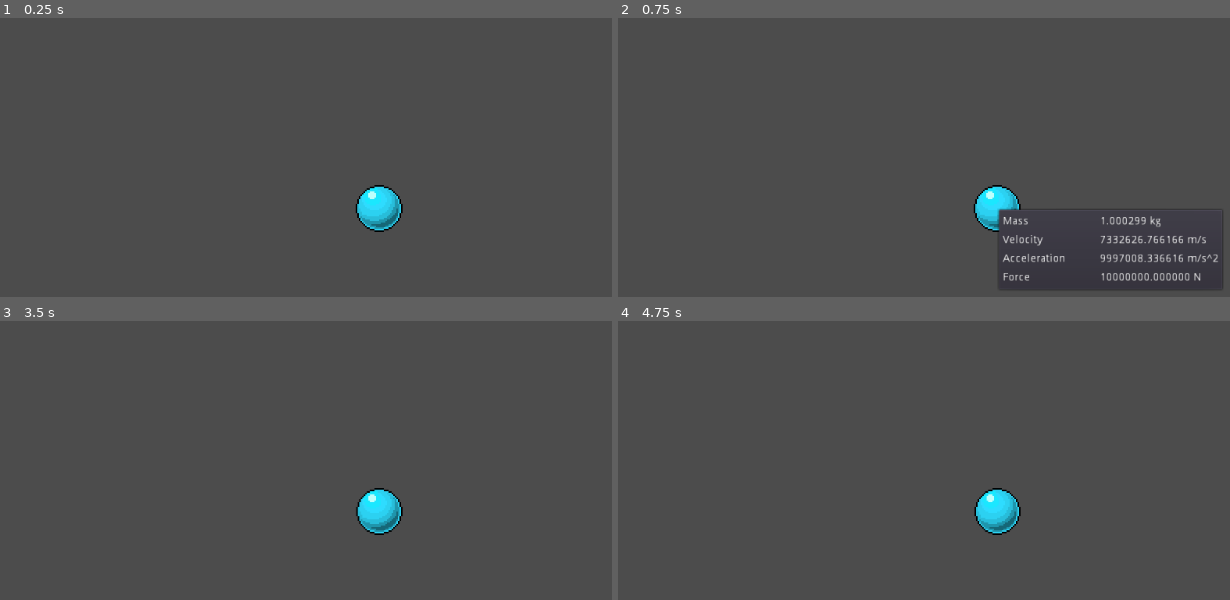
Above: before the commit, frames 1-4 (two rows, left to right).
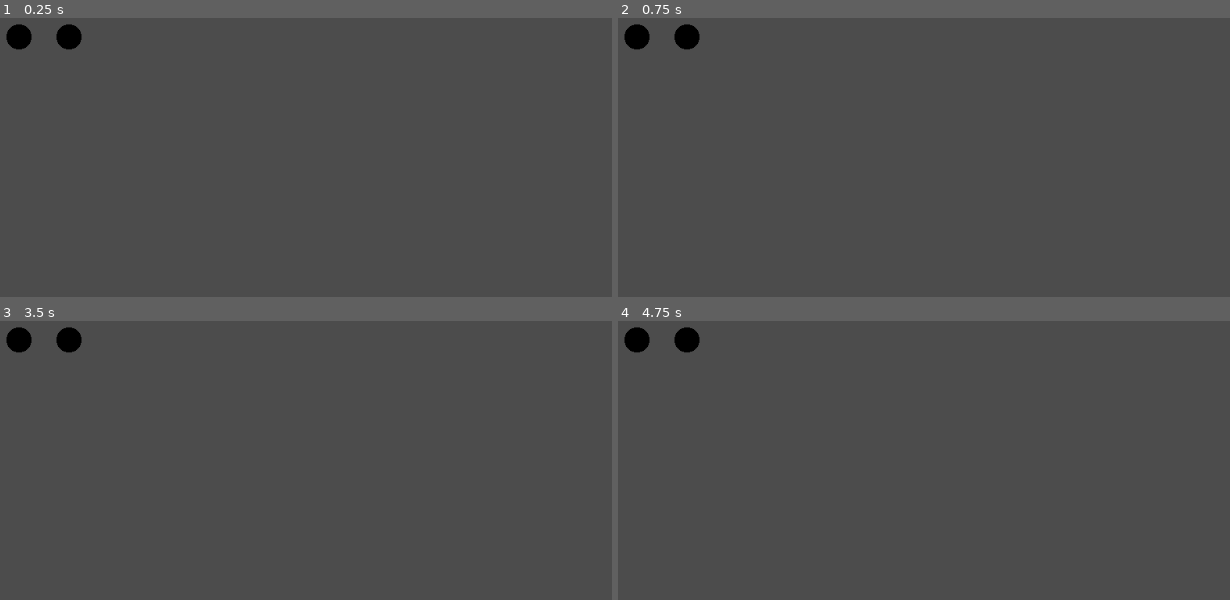
Above: after the commit, the same moments.

Repository: HaywardHHayward/PhysicsGame
Game: Godot game, scene res://MainScene.tscn
Two runs of this game, one before a commit and one after it. Both use one fixed random seed, a clock stepped at 60 frames per second and the inputs below. Before the commit the project starts from res://Objects/BaseObject.tscn.
Inputs (mouse positions are in pixels of both pictures, inside the frame that each line leads up to):
- Up to frame 1 (0.25 s): no input
- Up to frame 2 (0.75 s): tap Enter at 0.5 s; move the mouse to (997, 207) at 0.52 s
- Up to frame 3 (3.5 s): move the mouse to (208, 546) at 1.27 s; tap Space at 2 s; move the mouse to (446, 421) at 2.02 s; tap Enter at 2.75 s; move the mouse to (outside the picture) at 2.77 s
- Up to frame 4 (4.75 s): tap Space at 3.5 s; move the mouse to (1229, 594) at 3.52 s; tap Enter at 4.25 s; move the mouse to (746, 454) at 4.27 s

The runs differ from the first frame. In frame 1, 1.6% of the frame differs, in the area x 0-66%, y 2-77%; in frame 2, 2.5%, in the area x 0-99%, y 2-97%; in frame 3, 1.6%; in frame 4, 1.6%.

Commit message:
Overhaul of System
I overhauled everything. Changed it so that it can incorperate gravity, but at the expense of removing the implemented Special Relativity features.

Diff:
--- /dev/null
+++ b/MainScene.tscn
@@ -0,0 +1,20 @@
+[gd_scene load_steps=3 format=2]
+
+[ext_resource path="res://Scripts/MainScene.gd" type="Script" id=1]
+[ext_resource path="res://Objects/BaseMatter.tscn" type="PackedScene" id=2]
+
+[node name="MainScene" type="Node" index="0"]
+
+script = ExtResource( 1 )
+
+[node name="BaseMatter" parent="." index="0" instance=ExtResource( 2 )]
+
+position = Vector2( 64, 64 )
+gravity_point = false
+Mass = 10000.0
+
+[node name="BaseMatter3" parent="." index="1" instance=ExtResource( 2 )]
+
+position = Vector2( 128, 64 )
+gravity_point = false
+Mass = 10000.0
--- /dev/null
+++ b/Objects/BaseMatter.tscn
@@ -0,0 +1,39 @@
+[gd_scene load_steps=4 format=2]
+
+[ext_resource path="res://Scripts/BaseMatter.gd" type="Script" id=1]
+[ext_resource path="res://Sprites/Ball.png" type="Texture" id=2]
+
+[sub_resource type="CircleShape2D" id=1]
+
+custom_solver_bias = 0.0
+radius = 16.0
+
+[node name="BaseMatter" type="Area2D" groups=[
+"Matter",
+]]
+
+position = Vector2( 239.981, 98.3715 )
+input_pickable = true
+space_override = 1
+gravity_point = true
+gravity_vec = Vector2( 0, 100 )
+gravity = 1024.0
+linear_damp = 0.0
+angular_damp = 0.0
+priority = 2.0
+audio_bus_override = false
+audio_bus_name = "Master"
+script = ExtResource( 1 )
+_sections_unfolded = [ "Audio Bus", "Collision", "Material", "Pause", "Pickable", "Transform", "Visibility", "Z Index" ]
+Velocity = Vector2( 0, 0 )
+Mass = 1
+
+[node name="Sprite" type="Sprite" parent="." index="0"]
+
+scale = Vector2( 0.0272109, 0.0272109 )
+texture = ExtResource( 2 )
+_sections_unfolded = [ "Transform" ]
+
+[node name="CollisionShape2D" type="CollisionShape2D" parent="." index="1"]
+
+shape = SubResource( 1 )
--- a/Objects/BaseObject.tscn
+++ /dev/null
@@ -1,48 +0,0 @@
-[gd_scene load_steps=5 format=2]
-
-[ext_resource path="res://Scripts/BaseObject.gd" type="Script" id=1]
-[ext_resource path="res://Objects/Overlay.tscn" type="PackedScene" id=2]
-
-[sub_resource type="StreamTexture" id=1]
-
-flags = 4
-load_path = "res://.import/Ball.png-4e6e58f62343d577c3d22d908457c6a4.stex"
-
-[sub_resource type="CircleShape2D" id=2]
-
-custom_solver_bias = 0.0
-radius = 29.7686
-
-[node name="BaseObject" type="Area2D" index="0"]
-
-position = Vector2( 525.336, 283.623 )
-input_pickable = true
-gravity_vec = Vector2( 0, 1 )
-gravity = 98.0
-linear_damp = 0.1
-angular_damp = 1.0
-audio_bus_override = false
-audio_bus_name = "Master"
-script = ExtResource( 1 )
-_sections_unfolded = [ "Audio Bus", "Collision", "Material", "Pause", "Pickable", "Transform", "Visibility", "Z Index" ]
-velocity = 0.0
-mass = 1.0
-acceleration = 0.0
-forceNewton = 1e+007
-
-[node name="Sprite" type="Sprite" parent="." index="0"]
-
-scale = Vector2( 0.2, 0.2 )
-texture = SubResource( 1 )
-offset = Vector2( 0, 16 )
-_sections_unfolded = [ "Animation", "Offset", "Region", "Transform" ]
-
-[node name="CollisionShape2D" type="CollisionShape2D" parent="." index="1"]
-
-shape = SubResource( 2 )
-
-[node name="Overlay" parent="." index="2" instance=ExtResource( 2 )]
-
-[connection signal="mouse_entered" from="." to="." method="_on_BaseObject_mouse_entered"]
-
-[connection signal="mouse_exited" from="." to="." method="_on_BaseObject_mouse_exited"]
--- a/Objects/Overlay.tscn
+++ /dev/null
@@ -1,299 +0,0 @@
-[gd_scene format=2]
-
-[node name="Overlay" type="PanelContainer" index="0"]
-
-anchor_left = 0.0
-anchor_top = 0.0
-anchor_right = 0.0
-anchor_bottom = 0.0
-margin_right = 158.0
-margin_bottom = 82.0
-rect_pivot_offset = Vector2( 0, 0 )
-rect_clip_content = false
-mouse_filter = 1
-mouse_default_cursor_shape = 0
-size_flags_horizontal = 1
-size_flags_vertical = 1
-_sections_unfolded = [ "Anchor", "Focus", "Grow Direction", "Margin", "Material", "Mouse", "Rect", "Size Flags", "Theme", "Visibility" ]
-__meta__ = {
-"_edit_group_": true
-}
-
-[node name="Container" type="VBoxContainer" parent="." index="0"]
-
-anchor_left = 0.0
-anchor_top = 0.0
-anchor_right = 0.0
-anchor_bottom = 0.0
-margin_left = 7.0
-margin_top = 7.0
-margin_right = 151.0
-margin_bottom = 99.0
-rect_min_size = Vector2( 140, 60 )
-rect_pivot_offset = Vector2( 0, 0 )
-rect_clip_content = false
-mouse_filter = 1
-mouse_default_cursor_shape = 0
-size_flags_horizontal = 1
-size_flags_vertical = 1
-alignment = 0
-_sections_unfolded = [ "Anchor", "Grow Direction", "Margin", "Rect" ]
-
-[node name="MassContainer" type="HBoxContainer" parent="Container" index="0"]
-
-anchor_left = 0.0
-anchor_top = 0.0
-anchor_right = 0.0
-anchor_bottom = 0.0
-margin_right = 144.0
-margin_bottom = 20.0
-rect_min_size = Vector2( 140, 20 )
-rect_pivot_offset = Vector2( 0, 0 )
-rect_clip_content = false
-mouse_filter = 1
-mouse_default_cursor_shape = 0
-size_flags_horizontal = 1
-size_flags_vertical = 1
-alignment = 0
-_sections_unfolded = [ "Anchor", "Grow Direction", "Margin", "Rect" ]
-
-[node name="Name" type="Label" parent="Container/MassContainer" index="0"]
-
-anchor_left = 0.0
-anchor_top = 0.0
-anchor_right = 0.0
-anchor_bottom = 0.0
-margin_right = 120.0
-margin_bottom = 20.0
-rect_min_size = Vector2( 120, 20 )
-rect_pivot_offset = Vector2( 0, 0 )
-rect_clip_content = false
-mouse_filter = 2
-mouse_default_cursor_shape = 0
-size_flags_horizontal = 1
-size_flags_vertical = 4
-text = "Mass"
-valign = 1
-percent_visible = 1.0
-lines_skipped = 0
-max_lines_visible = -1
-_sections_unfolded = [ "Anchor", "Margin", "Rect" ]
-
-[node name="Value" type="Label" parent="Container/MassContainer" index="1"]
-
-anchor_left = 0.0
-anchor_top = 0.0
-anchor_right = 0.0
-anchor_bottom = 0.0
-margin_left = 124.0
-margin_right = 144.0
-margin_bottom = 20.0
-rect_min_size = Vector2( 20, 20 )
-rect_pivot_offset = Vector2( 0, 0 )
-rect_clip_content = false
-mouse_filter = 2
-mouse_default_cursor_shape = 0
-size_flags_horizontal = 1
-size_flags_vertical = 4
-text = "10"
-align = 2
-valign = 1
-percent_visible = 1.0
-lines_skipped = 0
-max_lines_visible = -1
-_sections_unfolded = [ "Rect" ]
-
-[node name="VelocityContainer" type="HBoxContainer" parent="Container" index="1"]
-
-anchor_left = 0.0
-anchor_top = 0.0
-anchor_right = 0.0
-anchor_bottom = 0.0
-margin_top = 24.0
-margin_right = 144.0
-margin_bottom = 44.0
-rect_min_size = Vector2( 140, 20 )
-rect_pivot_offset = Vector2( 0, 0 )
-rect_clip_content = false
-mouse_filter = 1
-mouse_default_cursor_shape = 0
-size_flags_horizontal = 1
-size_flags_vertical = 1
-alignment = 0
-_sections_unfolded = [ "Anchor", "Grow Direction", "Margin", "Rect" ]
-
-[node name="Name" type="Label" parent="Container/VelocityContainer" index="0"]
-
-anchor_left = 0.0
-anchor_top = 0.0
-anchor_right = 0.0
-anchor_bottom = 0.0
-margin_right = 120.0
-margin_bottom = 20.0
-rect_min_size = Vector2( 120, 20 )
-rect_pivot_offset = Vector2( 0, 0 )
-rect_clip_content = false
-mouse_filter = 2
-mouse_default_cursor_shape = 0
-size_flags_horizontal = 1
-size_flags_vertical = 4
-text = "Velocity"
-valign = 1
-percent_visible = 1.0
-lines_skipped = 0
-max_lines_visible = -1
-_sections_unfolded = [ "Grow Direction", "Rect" ]
-
-[node name="Value" type="Label" parent="Container/VelocityContainer" index="1"]
-
-anchor_left = 0.0
-anchor_top = 0.0
-anchor_right = 0.0
-anchor_bottom = 0.0
-margin_left = 124.0
-margin_right = 144.0
-margin_bottom = 20.0
-rect_min_size = Vector2( 20, 20 )
-rect_pivot_offset = Vector2( 0, 0 )
-rect_clip_content = false
-mouse_filter = 2
-mouse_default_cursor_shape = 0
-size_flags_horizontal = 1
-size_flags_vertical = 4
-text = "10"
-align = 2
-valign = 1
-percent_visible = 1.0
-lines_skipped = 0
-max_lines_visible = -1
-_sections_unfolded = [ "Hint", "Rect" ]
-
-[node name="AccelerationContainer" type="HBoxContainer" parent="Container" index="2"]
-
-anchor_left = 0.0
-anchor_top = 0.0
-anchor_right = 0.0
-anchor_bottom = 0.0
-margin_top = 48.0
-margin_right = 144.0
-margin_bottom = 68.0
-rect_min_size = Vector2( 140, 20 )
-rect_pivot_offset = Vector2( 0, 0 )
-rect_clip_content = false
-mouse_filter = 1
-mouse_default_cursor_shape = 0
-size_flags_horizontal = 1
-size_flags_vertical = 1
-alignment = 0
-_sections_unfolded = [ "Anchor", "Grow Direction", "Margin", "Rect" ]
-
-[node name="Name" type="Label" parent="Container/AccelerationContainer" index="0"]
-
-anchor_left = 0.0
-anchor_top = 0.0
-anchor_right = 0.0
-anchor_bottom = 0.0
-margin_right = 120.0
-margin_bottom = 20.0
-rect_min_size = Vector2( 120, 20 )
-rect_pivot_offset = Vector2( 0, 0 )
-rect_clip_content = false
-mouse_filter = 2
-mouse_default_cursor_shape = 0
-size_flags_horizontal = 1
-size_flags_vertical = 4
-text = "Acceleration"
-valign = 1
-percent_visible = 1.0
-lines_skipped = 0
-max_lines_visible = -1
-_sections_unfolded = [ "Rect", "Size Flags", "Theme" ]
-
-[node name="Value" type="Label" parent="Container/AccelerationContainer" index="1"]
-
-anchor_left = 0.0
-anchor_top = 0.0
-anchor_right = 0.0
-anchor_bottom = 0.0
-margin_left = 124.0
-margin_right = 144.0
-margin_bottom = 20.0
-rect_min_size = Vector2( 20, 20 )
-rect_pivot_offset = Vector2( 0, 0 )
-rect_clip_content = false
-mouse_filter = 2
-mouse_default_cursor_shape = 0
-size_flags_horizontal = 1
-size_flags_vertical = 4
-text = "10"
-align = 2
-valign = 1
-percent_visible = 1.0
-lines_skipped = 0
-max_lines_visible = -1
-_sections_unfolded = [ "Rect" ]
-
-[node name="ForceContainer" type="HBoxContainer" parent="Container" index="3"]
-
-anchor_left = 0.0
-anchor_top = 0.0
-anchor_right = 0.0
-anchor_bottom = 0.0
-margin_top = 72.0
-margin_right = 144.0
-margin_bottom = 92.0
-rect_min_size = Vector2( 140, 20 )
-rect_pivot_offset = Vector2( 0, 0 )
-rect_clip_content = false
-mouse_filter = 1
-mouse_default_cursor_shape = 0
-size_flags_horizontal = 1
-size_flags_vertical = 1
-alignment = 0
-_sections_unfolded = [ "Anchor", "Grow Direction", "Margin", "Rect" ]
-
-[node name="Name" type="Label" parent="Container/ForceContainer" index="0"]
-
-anchor_left = 0.0
-anchor_top = 0.0
-anchor_right = 0.0
-anchor_bottom = 0.0
-margin_right = 120.0
-margin_bottom = 20.0
-rect_min_size = Vector2( 120, 20 )
-rect_pivot_offset = Vector2( 0, 0 )
-rect_clip_content = false
-mouse_filter = 2
-mouse_default_cursor_shape = 0
-size_flags_horizontal = 1
-size_flags_vertical = 4
-text = "Force"
-valign = 1
-percent_visible = 1.0
-lines_skipped = 0
-max_lines_visible = -1
-_sections_unfolded = [ "Rect", "Size Flags", "Theme" ]
-
-[node name="Value" type="Label" parent="Container/ForceContainer" index="1"]
-
-anchor_left = 0.0
-anchor_top = 0.0
-anchor_right = 0.0
-anchor_bottom = 0.0
-margin_left = 124.0
-margin_right = 144.0
-margin_bottom = 20.0
-rect_min_size = Vector2( 20, 20 )
-rect_pivot_offset = Vector2( 0, 0 )
-rect_clip_content = false
-mouse_filter = 2
-mouse_default_cursor_shape = 0
-size_flags_horizontal = 1
-size_flags_vertical = 4
-text = "10"
-align = 2
-valign = 1
-percent_visible = 1.0
-lines_skipped = 0
-max_lines_visible = -1
-_sections_unfolded = [ "Rect" ]
--- /dev/null
+++ b/Scripts/BaseMatter.gd
@@ -0,0 +1,39 @@
+extends Area2D
+
+const G = 6.67408e-11
+
+onready var treeNode = get_tree()
+
+onready var groupNodes = treeNode.get_nodes_in_group("Matter")
+
+func _ready():
+	add_to_group("Matter")
+
+export(Vector2) var Velocity = Vector2(0,0)
+
+export(float, 0, 1e55) var Mass = 1
+
+const PIXELSPERMETER = 64.0
+
+const METERSPERPIXEL = 1/PIXELSPERMETER
+
+func gravitation(object):
+	var force = G * ((Mass * object.Mass) / pow(distance(object),2))
+	return force
+
+func force(force):
+	var acceleration = force / Mass
+	return acceleration * PIXELSPERMETER
+
+func relativePosition(object):
+	return to_local(object.global_position)
+
+func distance(object):
+	return global_position.distance_to(object.global_position)*METERSPERPIXEL
+
+func _physics_process(delta):
+	for objectNode in groupNodes:
+		if objectNode != self:
+			var unitVector = relativePosition(objectNode).normalized()
+			Velocity += unitVector * force(gravitation(objectNode))/60.0
+	translate(Velocity)
--- a/Scripts/BaseObject.gd
+++ /dev/null
@@ -1,50 +0,0 @@
-extends Area2D
-
-export(float, 299792458.0) var velocity = 0
-export(float) var mass = 0
-export(float, 299792458.0) var acceleration = 0
-export(float) var forceNewton
-
-const C = 299792458.0
-
-onready var baseMass = mass
-
-var is_showing = false
-
-func _ready():
-	$Overlay.hide()
-
-func lorentz_factor(v):
-	return sqrt(1.0-(pow(v, 2)/pow(C, 2)))
-
-func _physics_process(delta):
-	if velocity >= C:
-		velocity = C - 0.01
-	lorentz_transformation(velocity)
-	if forceNewton != null:
-		_applyForce(forceNewton)
-		$Overlay/Container/ForceContainer/Value.text = "%f N" % forceNewton
-	else:
-		$Overlay/Container/ForceContainer/Value.text = "N/A"
-	$Overlay/Container/VelocityContainer/Value.text = "%f m/s" % velocity
-	$Overlay/Container/MassContainer/Value.text = "%f kg" % mass
-	$Overlay/Container/AccelerationContainer/Value.text = "%f m/s^2" % acceleration
-	if is_showing:
-		$Overlay.rect_position = get_global_mouse_position()-position
-	velocity += acceleration/60.0
-
-func _on_BaseObject_mouse_entered():
-	$Overlay.show()
-	is_showing = true
-
-func _on_BaseObject_mouse_exited():
-	$Overlay.hide()
-	is_showing = false
-
-func lorentz_transformation(v):
-	scale = Vector2(lorentz_factor(v),1)
-	$Overlay.rect_scale = Vector2(1/lorentz_factor(v), 1)
-	mass = baseMass/lorentz_factor(v)
-
-func _applyForce(force):
-	acceleration = force/mass
--- /dev/null
+++ b/Scripts/MainScene.gd
@@ -0,0 +1,7 @@
+extends Node
+
+onready var childrenNodes = get_children()
+
+func _physics_process(delta):
+	for node in childrenNodes:
+		print(node.Velocity)
--- a/Scripts/PanelContainer.gd
+++ /dev/null
@@ -1,7 +0,0 @@
-extends PanelContainer
-
-func _ready():
-	pass
-
-func _process(delta):
-	pass
--- a/project.godot
+++ b/project.godot
@@ -11,8 +11,12 @@
 [application]
 
 config/name="Physics Game"
-run/main_scene="res://Objects/BaseObject.tscn"
+run/main_scene="res://MainScene.tscn"
 config/icon="res://icon.png"
+
+[display]
+
+window/size/resizable=false
 
 [rendering]
 
Binary file changed: Sprites/Ball.png
Not shown, changed: Sprites/Ball.png.import
